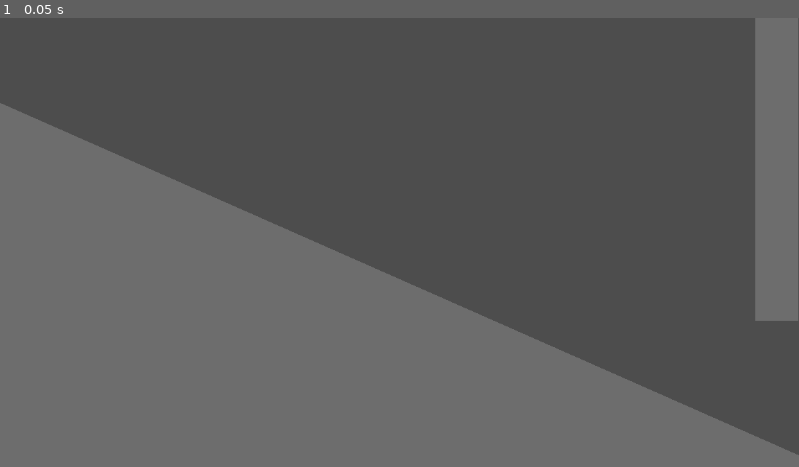
Above: before the commit, frame 1.
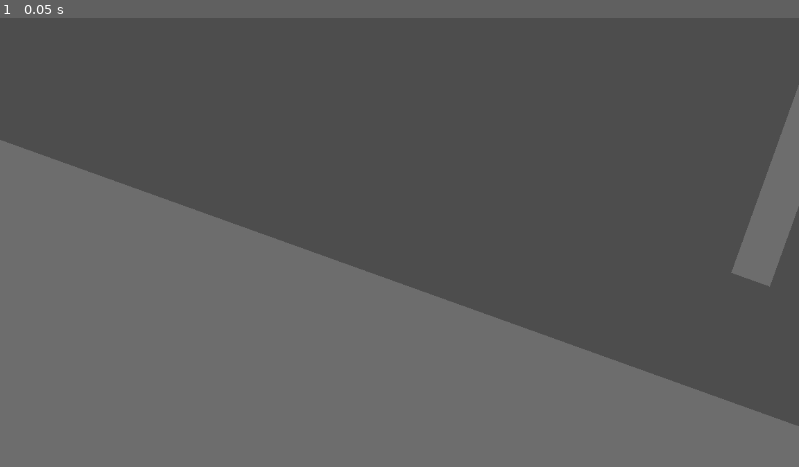
Above: after the commit, the same moment.

Repository: Firoty1/Rolling-Scales
Game: Godot game, scene res://level_1.tscn
Two runs of this game, one before a commit and one after it. Both use one fixed random seed, a clock stepped at 60 frames per second and the inputs below.
Inputs:
- Up to frame 1 (0.05 s): no input

The runs differ from the first frame. In frame 1, 6.2% of the frame differs, in the area x 0-100%, y 0-98%.

Commit message:
Finished Level 1 layout without hazards
Made designated wall + floor block and made basic layout for easiest level

Diff:
--- a/level_1.tscn
+++ b/level_1.tscn
@@ -1,30 +1,35 @@
-[gd_scene load_steps=3 format=3 uid="uid://dyhjmba0ephid"]
+[gd_scene load_steps=2 format=3 uid="uid://dyhjmba0ephid"]
 
-[ext_resource type="Texture2D" uid="uid://dpcfrfqqtuy3n" path="res://block.png" id="1_gctrd"]
-
-[sub_resource type="RectangleShape2D" id="RectangleShape2D_8iqmj"]
-size = Vector2(1240, 1240)
+[ext_resource type="PackedScene" uid="uid://dic2qu5p043d1" path="res://wall_or_floor.tscn" id="1_qpvug"]
 
 [node name="Level 1" type="Node2D"]
 
-[node name="StaticBody2D" type="StaticBody2D" parent="."]
-position = Vector2(-341, 573)
-rotation = 0.415855
-scale = Vector2(12.607, 0.887)
+[node name="WallOrFloor" parent="." instance=ExtResource("1_qpvug")]
+position = Vector2(-511, 693)
+rotation = 0.344691
+scale = Vector2(19.2383, -2.12735)
 
-[node name="Sprite2D" type="Sprite2D" parent="StaticBody2D"]
-texture = ExtResource("1_gctrd")
+[node name="WallOrFloor2" parent="." instance=ExtResource("1_qpvug")]
+position = Vector2(10978, 4818)
+rotation = 0.344691
+scale = Vector2(19.2383, -2.12735)
 
-[node name="CollisionShape2D" type="CollisionShape2D" parent="StaticBody2D"]
-shape = SubResource("RectangleShape2D_8iqmj")
+[node name="WallOrFloor3" parent="." instance=ExtResource("1_qpvug")]
+position = Vector2(1305, -243)
+rotation = 0.344691
+scale = Vector2(-0.0954072, -2.12735)
 
-[node name="StaticBody2D2" type="StaticBody2D" parent="."]
-position = Vector2(1120, -741)
-rotation = -1.5708
-scale = Vector2(1.9, 0.05)
+[node name="WallOrFloor4" parent="." instance=ExtResource("1_qpvug")]
+position = Vector2(8289, 3493)
+rotation = 0.344691
+scale = Vector2(-0.0954072, -2.12735)
 
-[node name="Sprite2D" type="Sprite2D" parent="StaticBody2D2"]
-texture = ExtResource("1_gctrd")
+[node name="WallOrFloor5" parent="." instance=ExtResource("1_qpvug")]
+position = Vector2(10730, 3246)
+rotation = -1.22697
+scale = Vector2(-0.0954072, -2.12735)
 
-[node name="CollisionShape2D" type="CollisionShape2D" parent="StaticBody2D2"]
-shape = SubResource("RectangleShape2D_8iqmj")
+[node name="WallOrFloor6" parent="." instance=ExtResource("1_qpvug")]
+position = Vector2(5151, 2903)
+rotation = 0.34383
+scale = Vector2(2.71771, 1.60851)
--- /dev/null
+++ b/wall_or_floor.tscn
@@ -0,0 +1,17 @@
+[gd_scene load_steps=3 format=3 uid="uid://dic2qu5p043d1"]
+
+[ext_resource type="Texture2D" uid="uid://dpcfrfqqtuy3n" path="res://block.png" id="1_mid3f"]
+
+[sub_resource type="RectangleShape2D" id="RectangleShape2D_ibyhd"]
+size = Vector2(620, 620)
+
+[node name="WallOrFloor" type="StaticBody2D"]
+scale = Vector2(0.5, 0.5)
+
+[node name="CollisionShape2D" type="CollisionShape2D" parent="."]
+shape = SubResource("RectangleShape2D_ibyhd")
+
+[node name="Sprite2D" type="Sprite2D" parent="."]
+z_index = -1
+scale = Vector2(0.5, 0.5)
+texture = ExtResource("1_mid3f")
